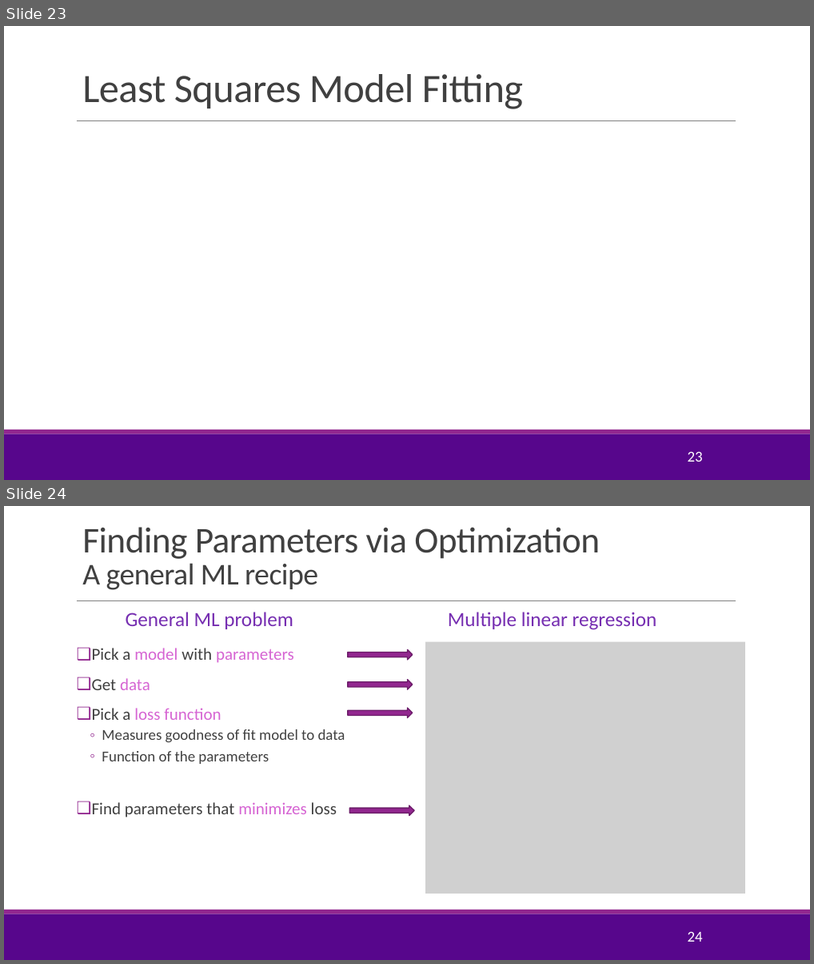
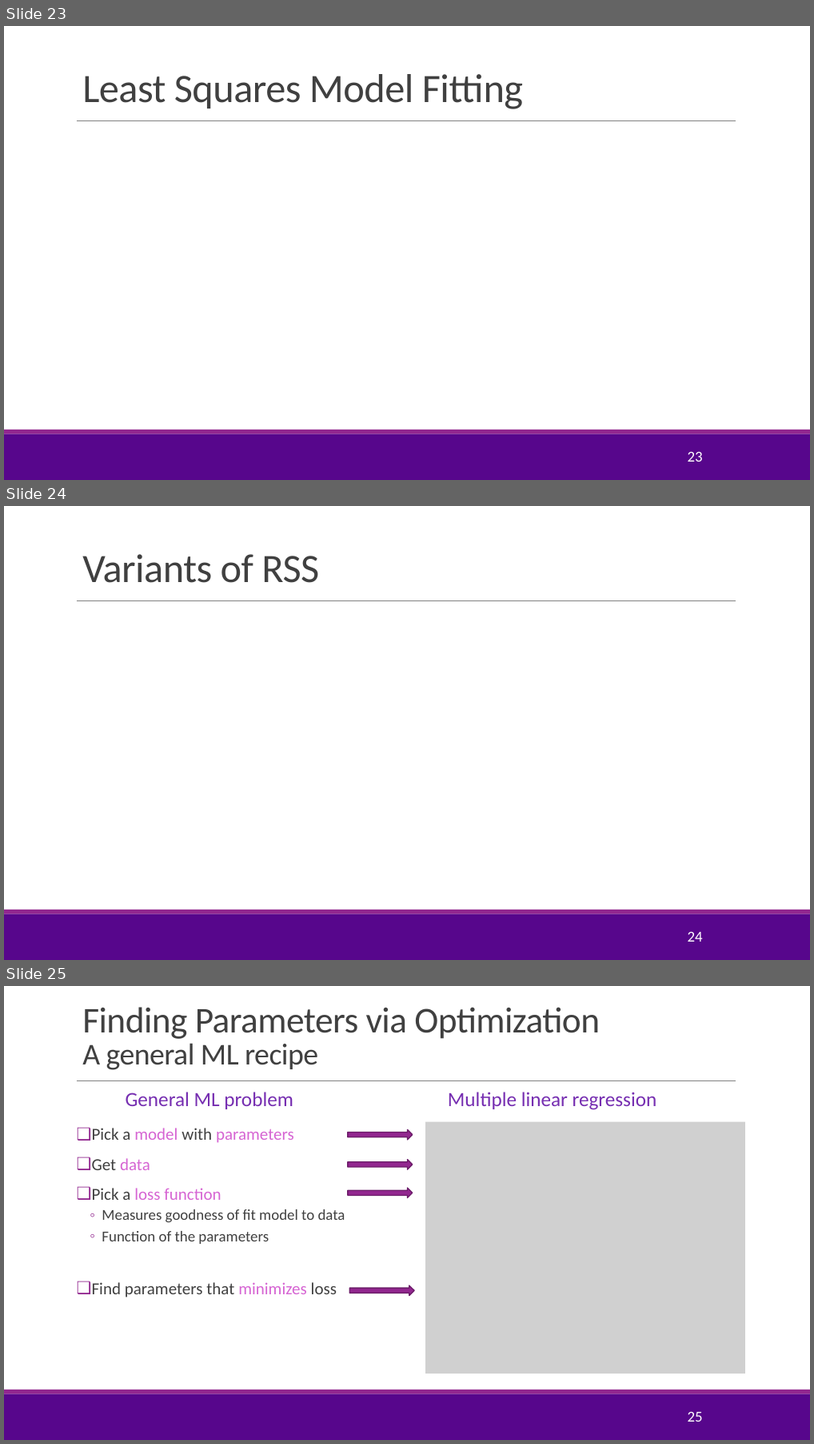
Before and after one commit to sdrangan/introml, a slide deck: lectures/Lect03_MultLinRegression.pptx. Shown one above the other, each under a label of ours: slides 23 and 24 before the commit, slides 23, 24 and 25 after it. The pictures are 814x964 and 814x1444 pixels, drawn with LibreOffice and Linux fonts; fonts in the diff are those of the drawing; grey boxes stand for pictures; background and template pictures are left out. Boxes give left, top, right and bottom in pixels: in the first picture for what was removed or moved away, otherwise in the second. Text is boxed around its words. In the diff, an @@ line names an element or a change of style, - is before the commit and + after.

```diff
--- a/lectures/Lect03_MultLinRegression.pptx
+++ b/lectures/Lect03_MultLinRegression.pptx
@@ slide 24 added at [4, 506, 810, 960], background #FFFFFF; not listed: 3 template elements that a slide beside it also shows @@
@@ title added at [82, 554, 319, 583], 48 pt, text #404040 @@
+Variants of RSS
@@ page number added at [688, 931, 703, 941], 18 pt, text #FFFFFF @@
+24
@@ what was slide 24 is now slide 25 @@
@@ page number at [688, 1411, 703, 1421]: text changed @@
-24
+25
```
Also in this commit, not shown: 6 slides changed, 1 slide removed, 5 other files.
